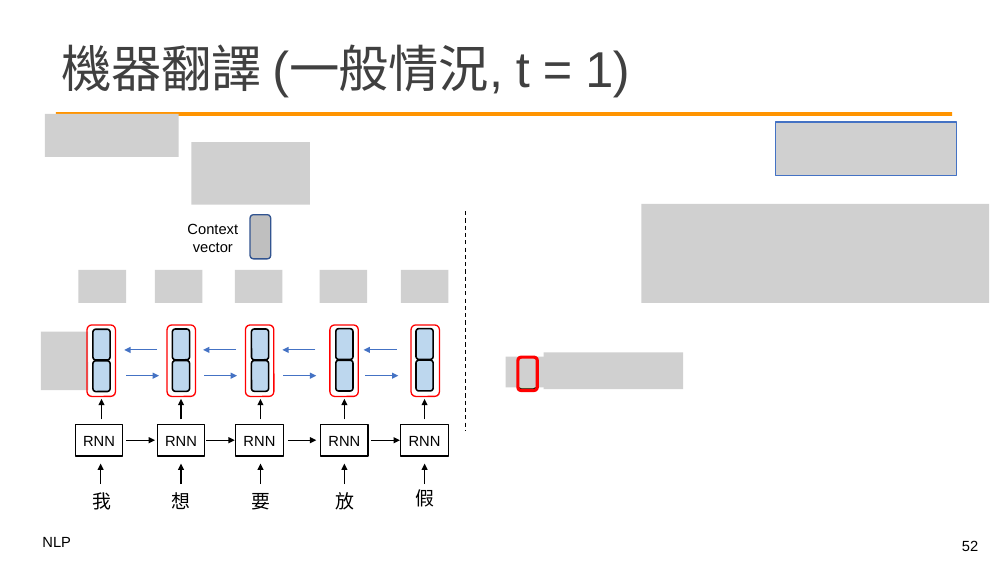
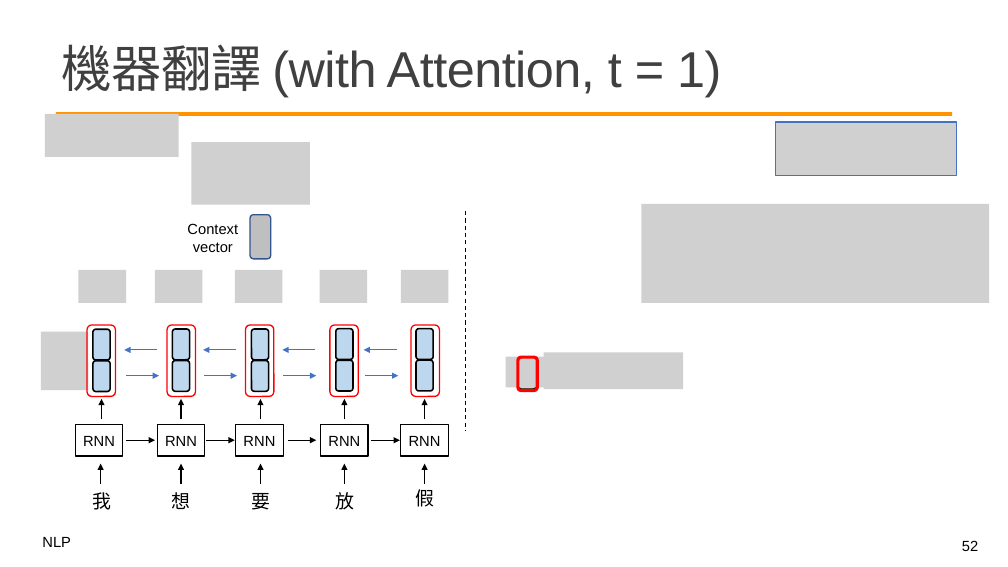
Before and after one commit to mcps5601/CGUNLP_2026_Spring, a slide deck: slide 52 of slides/w4_attn_subwords_0316.pptx. Drawn at 1008x567 pixels with LibreOffice and Linux fonts; fonts in the diff are those of the drawing; grey boxes stand for pictures; background and template pictures are left out. Boxes give left, top, right and bottom in pixels: in the first picture for what was removed or moved away, otherwise in the second. Text is boxed around its words. In the diff, an @@ line names an element or a change of style, - is before the commit and + after.

```diff
--- a/slides/w4_attn_subwords_0316.pptx
+++ b/slides/w4_attn_subwords_0316.pptx
@@ title at <box>62,44,721,97</box>: text changed @@
-機器翻譯 (一般情況, t = 1)
+機器翻譯 (with Attention, t = 1)
```
Also in this commit, not shown: 2 other slides changed, 1 other file.
